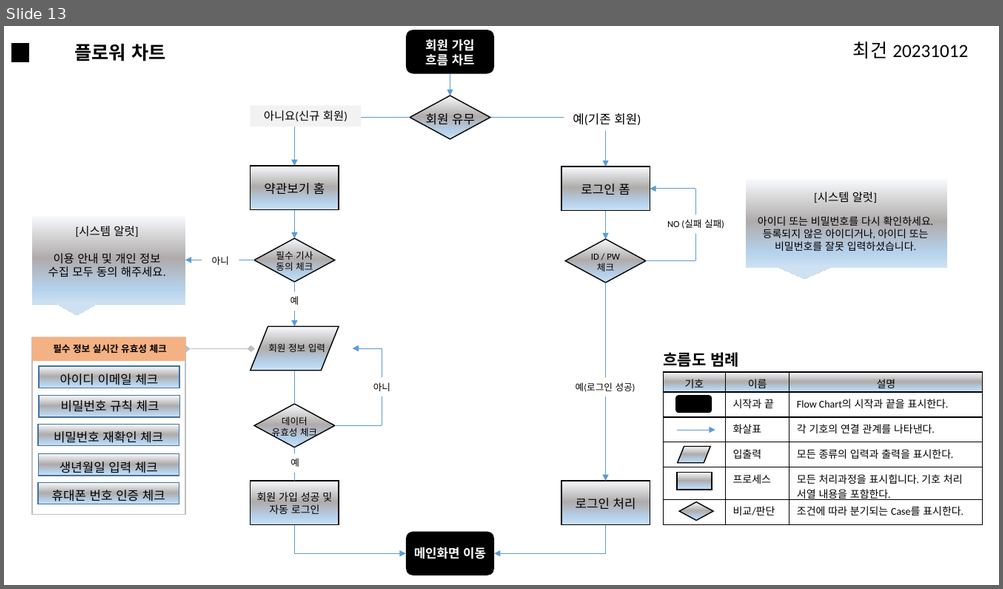
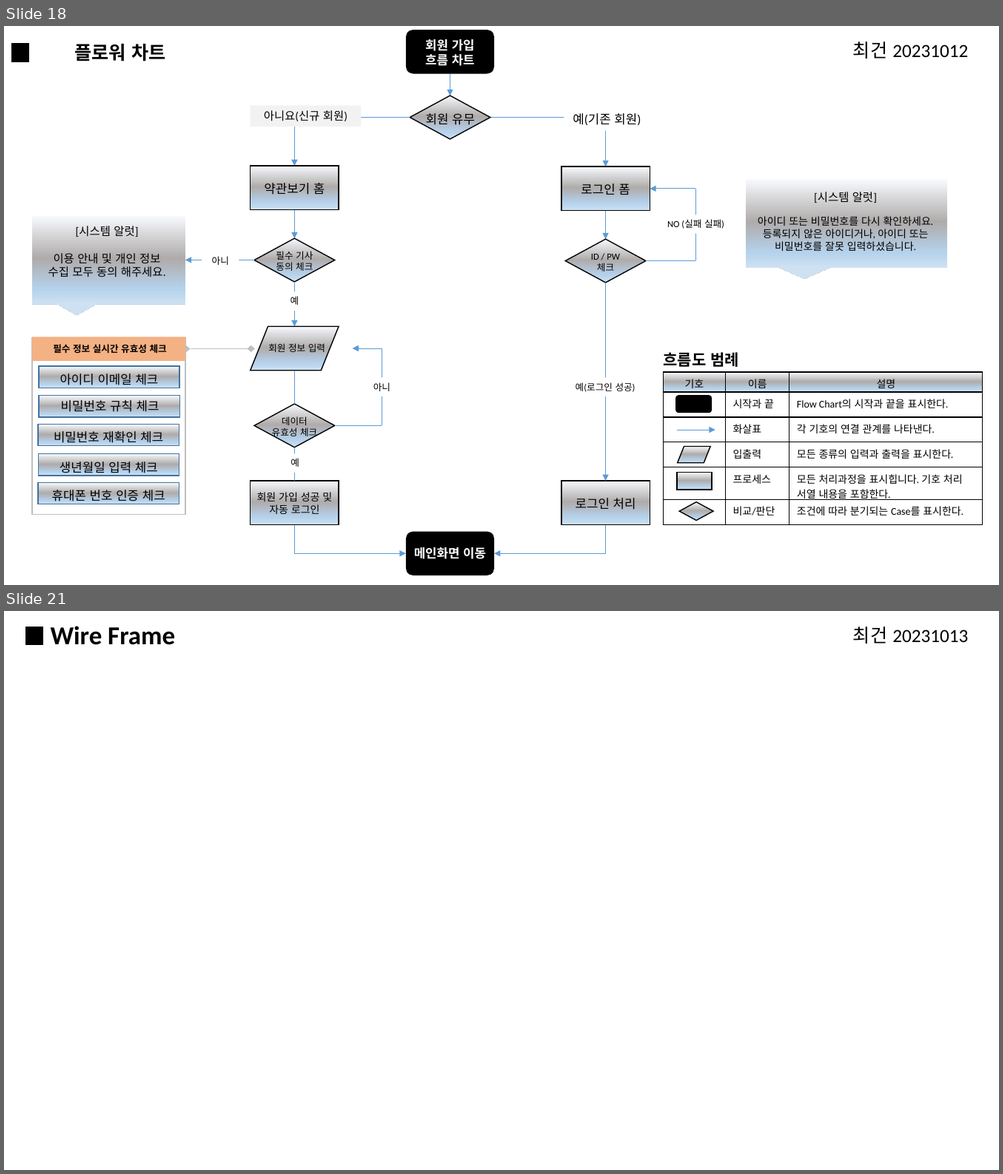
Before and after one commit to pigking51/maple, a slide deck: 디자인/최건_ppt.pptx. Shown one above the other, each under a label of ours: slide 13 before the commit, slides 18 and 21 after it; the slides between them are not shown. The pictures are 1003x589 and 1003x1174 pixels, drawn with LibreOffice and Linux fonts; fonts in the diff are those of the drawing. Boxes give left, top, right and bottom in pixels: in the first picture for what was removed or moved away, otherwise in the second. Text is boxed around its words. In the diff, an @@ line names an element or a change of style, - is before the commit and + after.

```diff
--- a/디자인/최건_ppt.pptx
+++ b/디자인/최건_ppt.pptx
@@ slide 21 added at [4,611,999,1170], background #FFFFFF @@
@@ rectangle added at [26,627,42,644], fill #000000, outline #000000 1 pt @@
@@ text added at [51,626,175,645], 25 pt, text #000000, bold @@
+Wire Frame
@@ text added at [853,627,967,644], 18 pt, text #000000 @@
+최건 20231013
@@ what was slide 13 is now slide 18 @@
```
Also in this commit, not shown: 2 slides changed, 6 other slides added, 1 other file.
